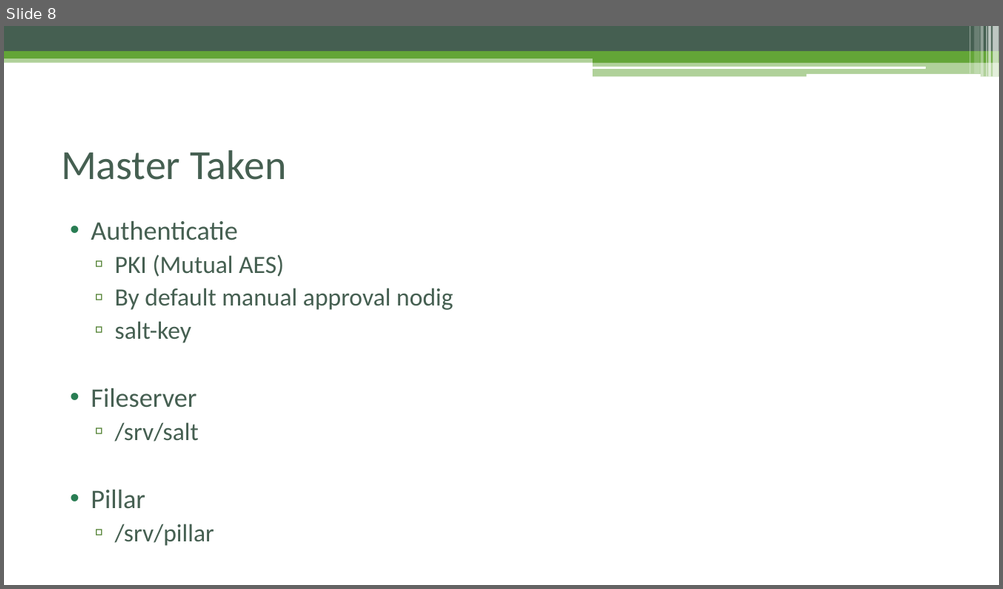
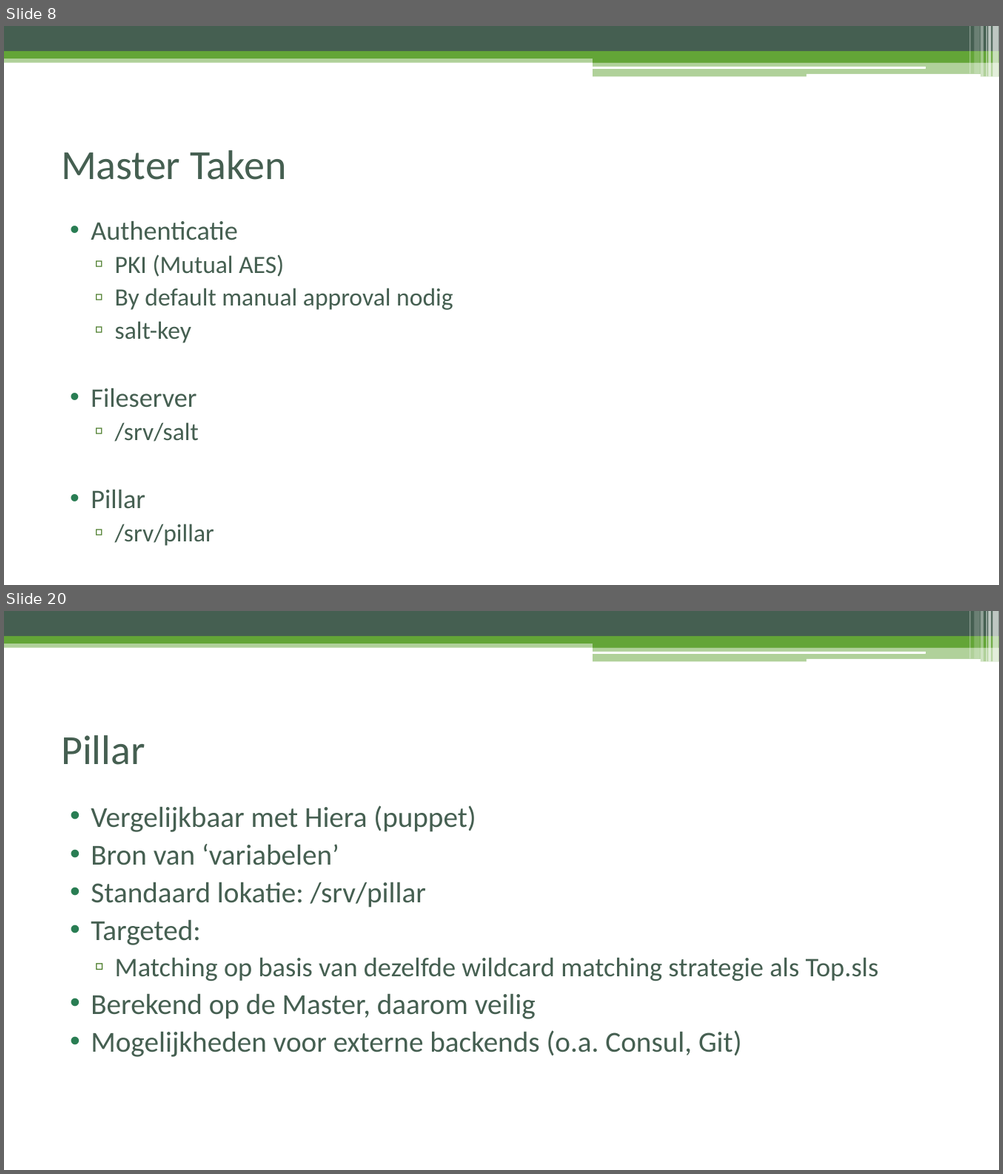
Before and after one commit to FireDrunk/salt-training, a slide deck: presentation.pptx. Shown one above the other, each under a label of ours: slide 8 before the commit, slides 8 and 20 after it; the slides between them are not shown. The pictures are 1003x589 and 1003x1174 pixels, drawn with LibreOffice and Linux fonts; fonts in the diff are those of the drawing. Boxes give left, top, right and bottom in pixels: in the first picture for what was removed or moved away, otherwise in the second. Text is boxed around its words. In the diff, an @@ line names an element or a change of style, - is before the commit and + after.

```diff
--- a/presentation.pptx
+++ b/presentation.pptx
@@ slide 20 added at [4,611,999,1170], background #FFFFFF; not listed: 13 template elements that a slide beside it also shows @@
@@ title added at [61,735,145,765], 40 pt, text #455F51 @@
+Pillar
@@ text added at [91,806,879,1057], 28 pt, text #455F51 @@
+• Vergelijkbaar met Hiera (puppet)
+• Bron van ‘variabelen’
+• Standaard lokatie: /srv/pillar
+• Targeted:
+  ▫ Matching op basis van dezelfde wildcard matching strategie als Top.sls
+• Berekend op de Master, daarom veilig
+• Mogelijkheden voor externe backends (o.a. Consul, Git)
```
Also in this commit, not shown: 1 slide changed, 12 other slides added, 12 slides removed, 1 other file.
